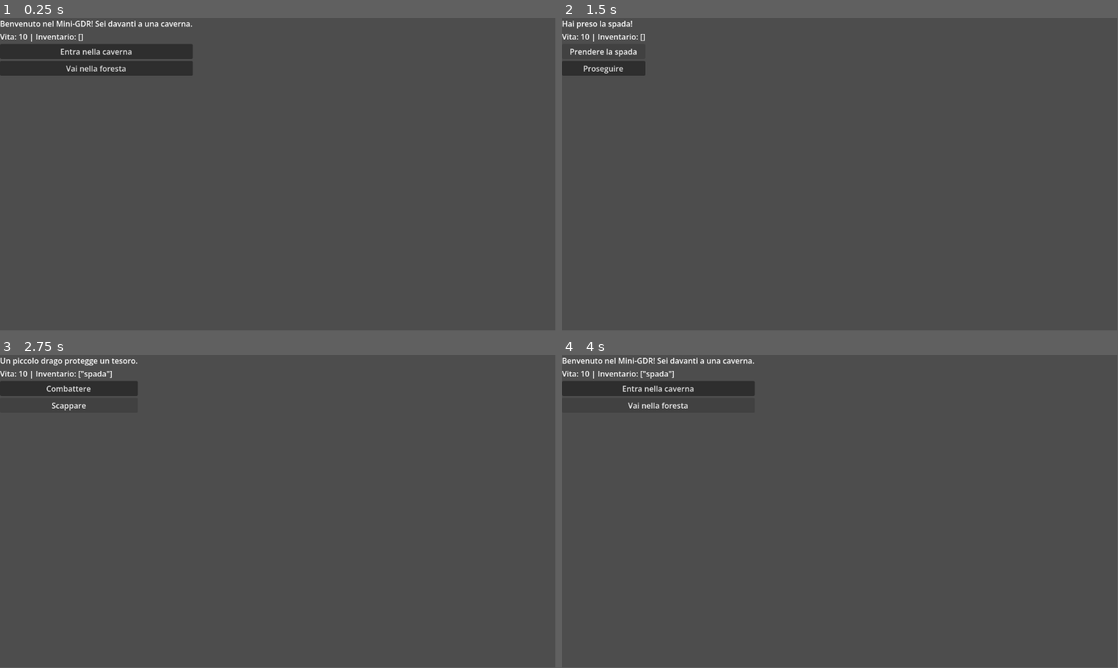
Above: before the commit, frames 1-4 (two rows, left to right).
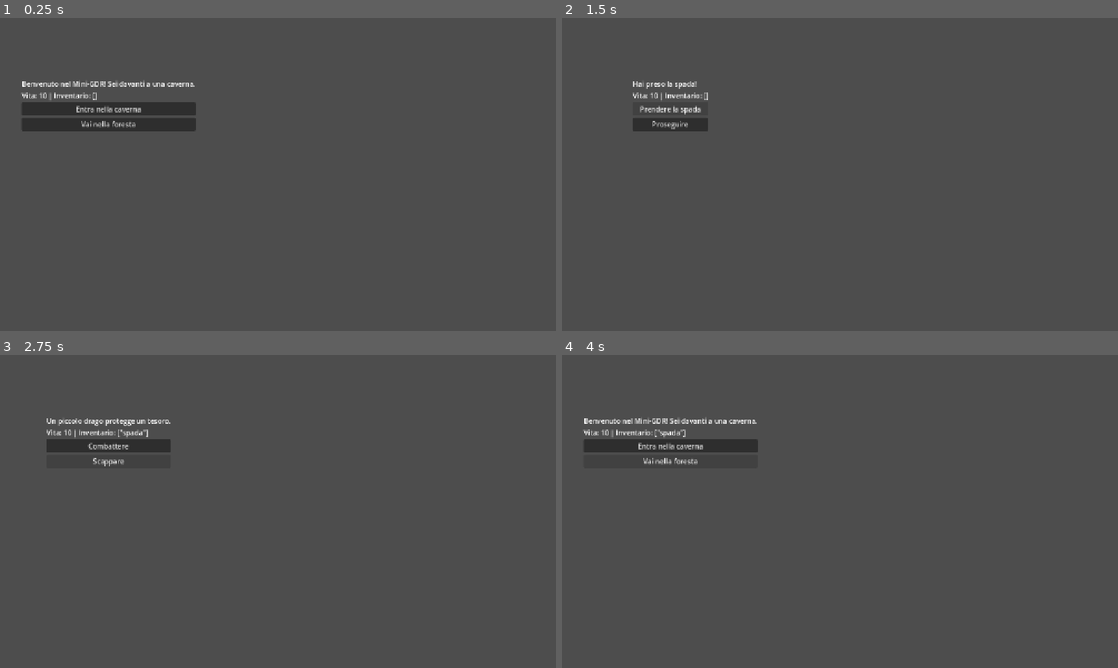
Above: after the commit, the same moments.

Repository: NinNonNan/mini-rpg
Game: Godot game, scene res://game.tscn
The game is run twice, just before and just after one commit, with the same random seed, the same clock (stepped at 60 frames per second) and the same inputs.
Inputs:
- Up to frame 1 (0.25 s): no input
- Up to frame 2 (1.5 s): click "Entra nella caverna" at 0.5 s; click "Prendere la spada" at 1.25 s
- Up to frame 3 (2.75 s): click "Proseguire" at 2 s
- Up to frame 4 (4 s): click "Combattere" at 2.75 s; click "Scappare" at 3.5 s
The window is 799x449 before the commit and 800x450 after it. Grey fills any space a smaller window leaves; there, only what the larger window draws over its background counts as a difference.

The runs differ from the first frame. In frame 1, 6.6% of the frame differs, in the area x 0-36%, y 0-37%; in frame 2, 1.9%; in frame 3, 3.0%; in frame 4, 4.1%.

Commit message:
agigunti i file di gioco.

Diff:
--- a/game.gd
+++ b/game.gd
@@ -1,11 +1,11 @@
 extends Control
 
 # --- Riferimenti ai Nodi dell'Interfaccia Utente (UI) ---
-@onready var text = $VBoxContainer/StoryText
-@onready var stats = $VBoxContainer/StatsText
-@onready var b1 = $VBoxContainer/Choice1
-@onready var b2 = $VBoxContainer/Choice2
-@onready var b3 = $VBoxContainer/Choice3
+@onready var text = $CenterContainer/VBoxContainer/StoryText
+@onready var stats = $CenterContainer/VBoxContainer/StatsText
+@onready var b1 = $CenterContainer/VBoxContainer/Choice1
+@onready var b2 = $CenterContainer/VBoxContainer/Choice2
+@onready var b3 = $CenterContainer/VBoxContainer/Choice3
 
 # --- Variabili di Gioco ---
 # Salute del giocatore
--- a/game.tscn
+++ b/game.tscn
@@ -14,23 +14,28 @@
 theme = SubResource("Theme_80nbo")
 script = ExtResource("1_80nbo")
 
-[node name="VBoxContainer" type="VBoxContainer" parent="." unique_id=574882]
+[node name="CenterContainer" type="CenterContainer" parent="." unique_id=1423096150]
+custom_minimum_size = Vector2(500, 400)
 layout_mode = 0
-offset_right = 40.0
-offset_bottom = 40.0
+offset_right = 500.0
+offset_bottom = 400.0
 
-[node name="StoryText" type="Label" parent="VBoxContainer" unique_id=173698416]
+[node name="VBoxContainer" type="VBoxContainer" parent="CenterContainer" unique_id=574882]
+layout_mode = 2
+alignment = 1
+
+[node name="StoryText" type="Label" parent="CenterContainer/VBoxContainer" unique_id=173698416]
 layout_mode = 2
 
-[node name="StatsText" type="Label" parent="VBoxContainer" unique_id=850942249]
+[node name="StatsText" type="Label" parent="CenterContainer/VBoxContainer" unique_id=850942249]
 layout_mode = 2
 
-[node name="Choice1" type="Button" parent="VBoxContainer" unique_id=1870710925]
+[node name="Choice1" type="Button" parent="CenterContainer/VBoxContainer" unique_id=1870710925]
 layout_mode = 2
 theme = SubResource("Theme_feb5d")
 
-[node name="Choice2" type="Button" parent="VBoxContainer" unique_id=887108862]
+[node name="Choice2" type="Button" parent="CenterContainer/VBoxContainer" unique_id=887108862]
 layout_mode = 2
 
-[node name="Choice3" type="Button" parent="VBoxContainer" unique_id=770643306]
+[node name="Choice3" type="Button" parent="CenterContainer/VBoxContainer" unique_id=770643306]
 layout_mode = 2
--- a/project.godot
+++ b/project.godot
@@ -15,6 +15,12 @@
 config/features=PackedStringArray("4.6", "GL Compatibility")
 config/icon="res://icon.svg"
 
+[display]
+
+window/size/viewport_width=1280
+window/size/viewport_height=720
+window/stretch/mode="canvas_items"
+
 [physics]
 
 3d/physics_engine="Jolt Physics"
